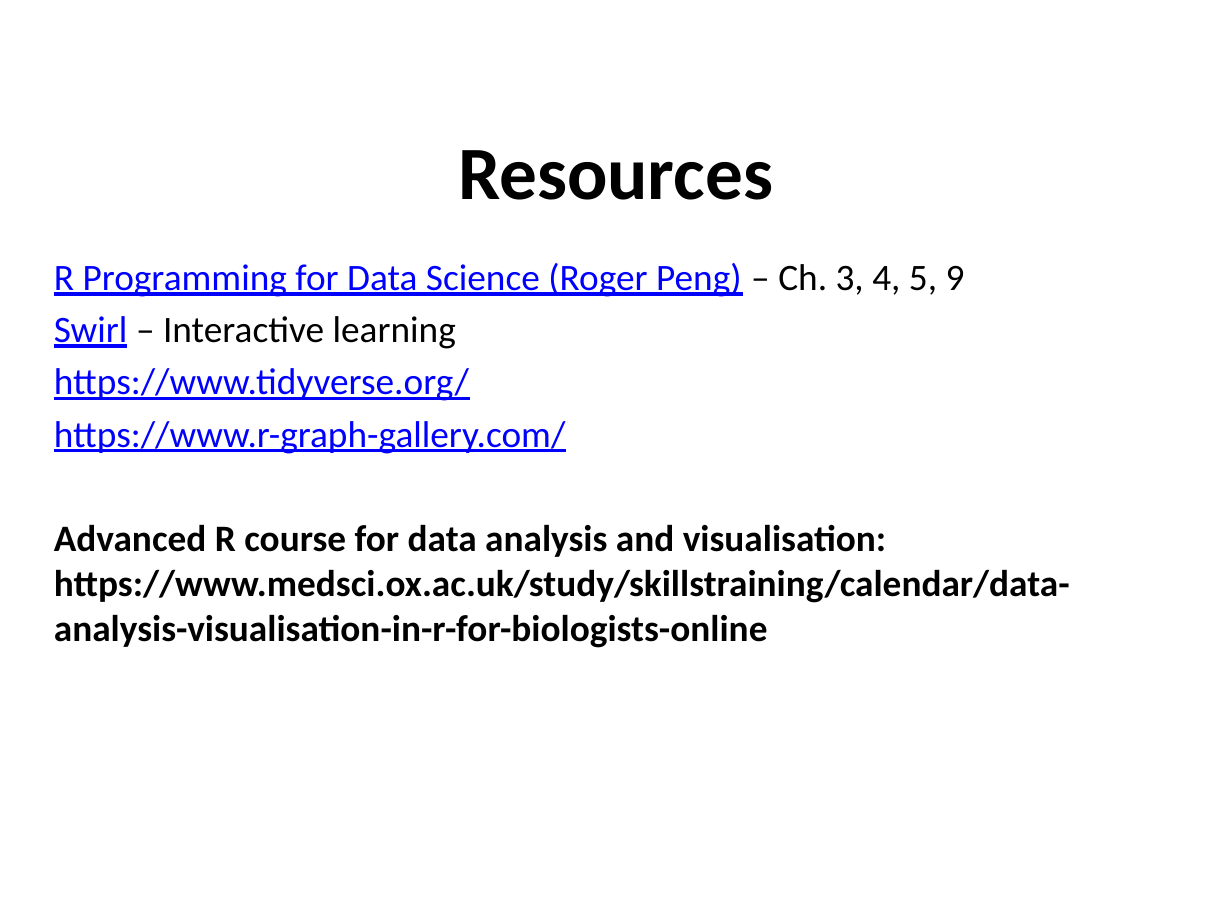
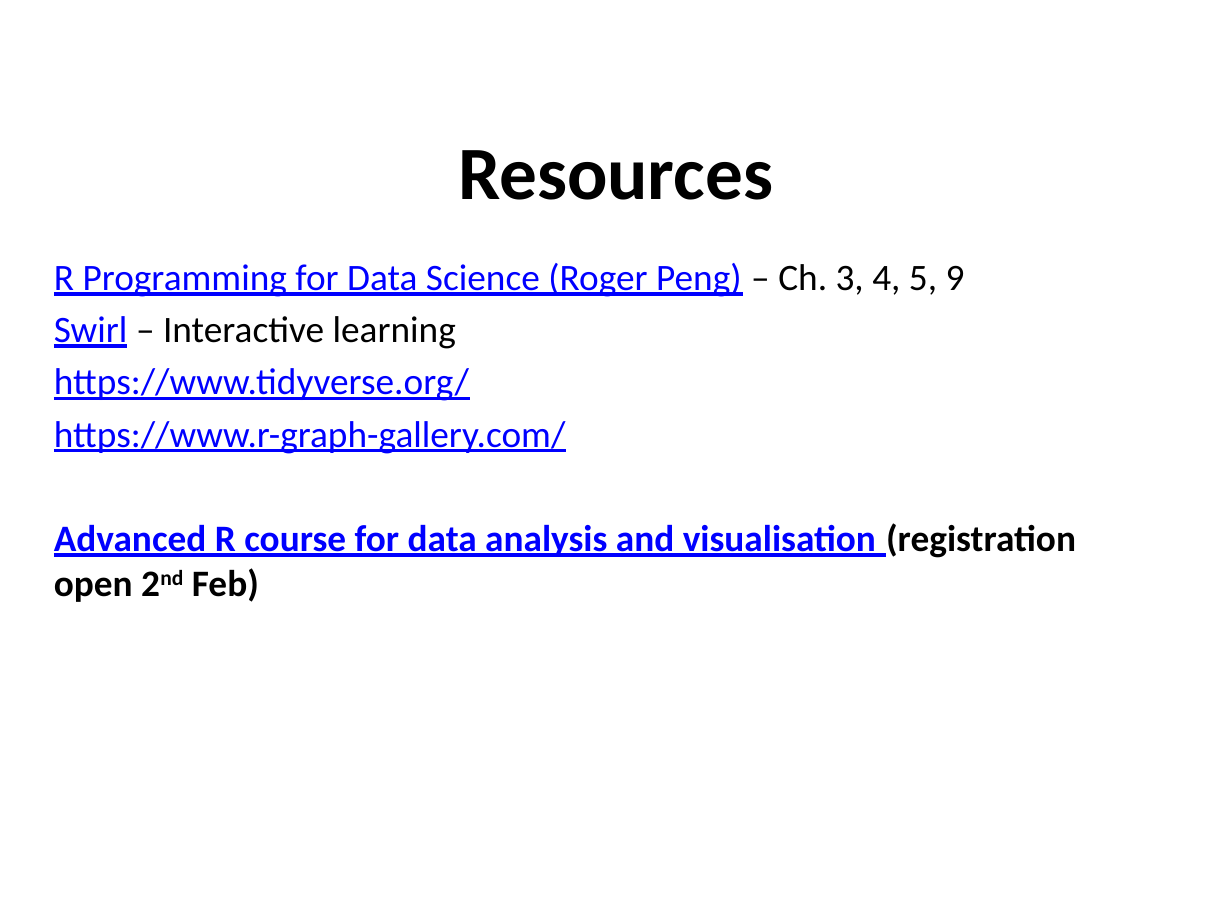
Before and after one commit to sraorao/MSD_R_course_HT2022, a slide deck: slide 20 of powerpoint/Session2.pptx. Drawn at 1232x924 pixels with LibreOffice and Linux fonts; fonts in the diff are those of the drawing. Boxes give left, top, right and bottom in pixels: in the first picture for what was removed or moved away, otherwise in the second. Text is boxed around its words. In the diff, an @@ line names an element or a change of style, - is before the commit and + after.

```diff
--- a/powerpoint/Session2.pptx
+++ b/powerpoint/Session2.pptx
@@ text at box(54, 523, 1076, 602): text changed; text colour #000000 to #0000FF @@
-Advanced R course for data analysis and visualisation: https://www.medsci.ox.ac.uk/study/skillstraining/calendar/data-analysis-visualisation-in-r-for-biologists-online
+Advanced R course for data analysis and visualisation (registration open 2nd Feb)
```
Also in this commit, not shown: 6 other slides changed, 1 slide removed, 1 other file.
